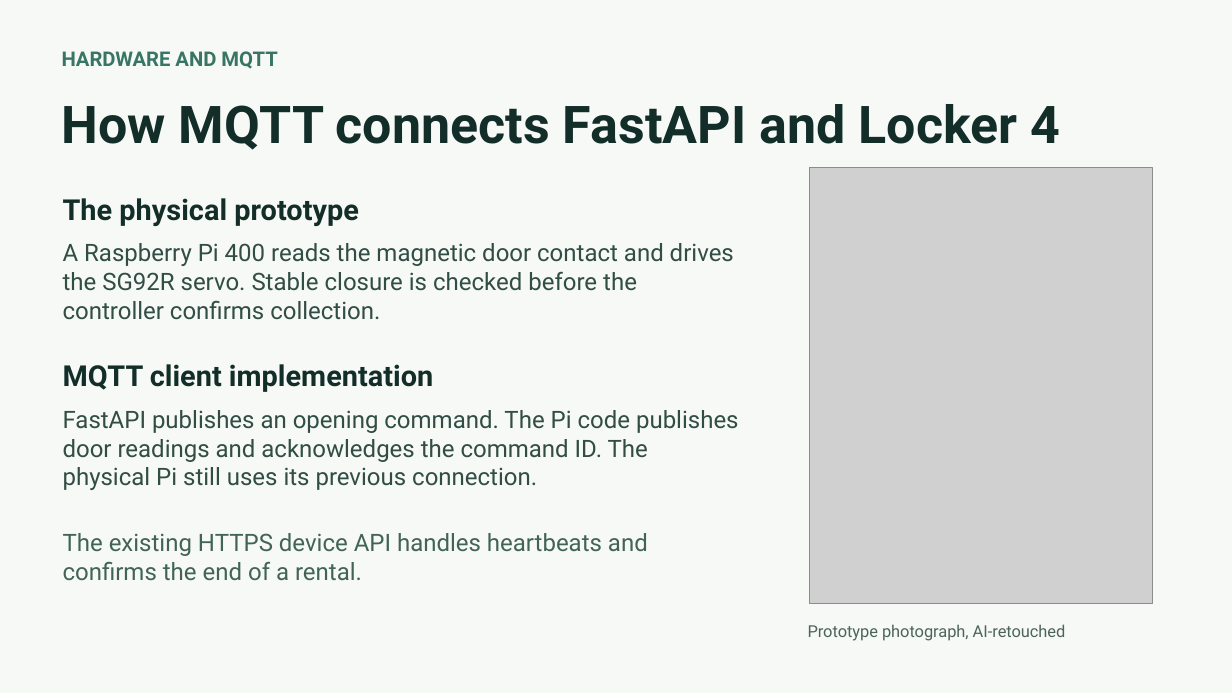
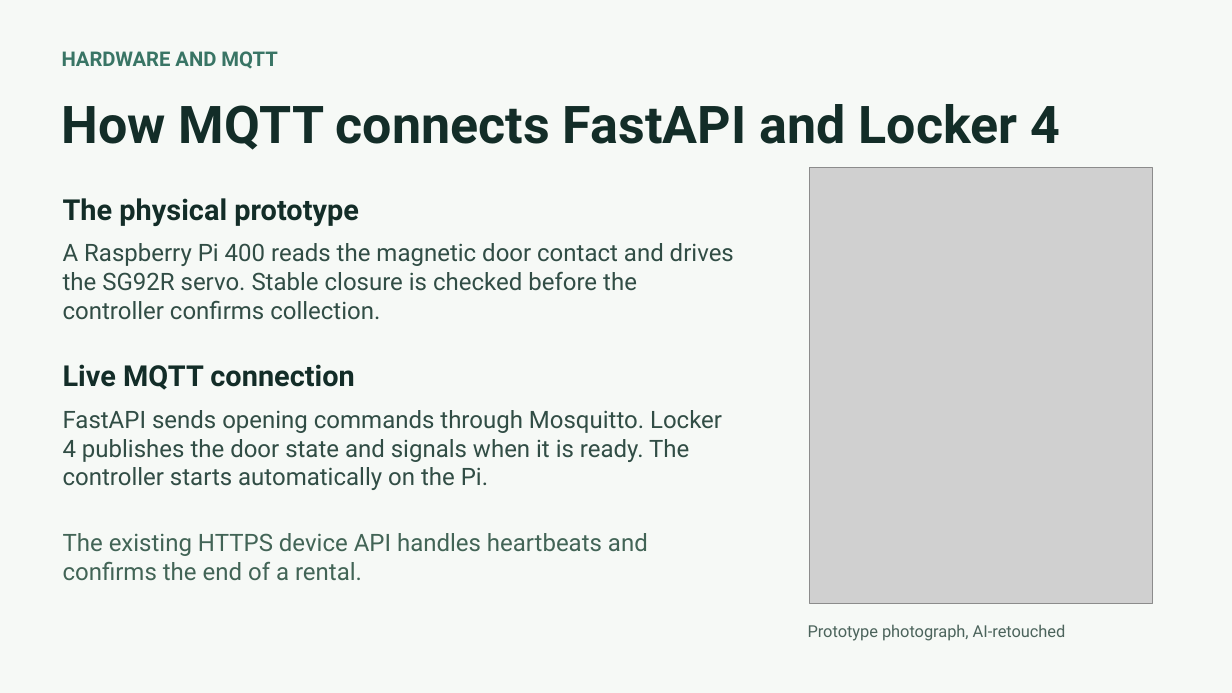
Before and after one commit to nikitsya/UniStow, a slide deck: slide 5 of docs/presentations/UniStow-Progress-Review-2026-11-11.pptx. Drawn at 1232x693 pixels with LibreOffice and Linux fonts; fonts in the diff are those of the drawing; grey boxes stand for pictures. Boxes give left, top, right and bottom in pixels: in the first picture for what was removed or moved away, otherwise in the second. Text is boxed around its words. In the diff, an @@ line names an element or a change of style, - is before the commit and + after.

Commit message:
Document the live Mosquitto deployment for Locker 4
Update the project guides and progress slides to match the system
running on EC2. Explain how FastAPI sends opening commands through
Mosquitto, how the Pi reports door state over MQTT, and how HTTPS
handles heartbeats and rental collection.

Record the Pi's acknowledgement of a test command and the return of
door readings after the controller service restarted. Update the
rental 45 evidence with the single EUR 1 overdue charge and confirmed
collection at 22:45. A physical opening from an active paid rental
and a full Pi power cycle remain to be tested.

Correct the UniStow name in the controller service description and
ignore temporary PowerPoint lock files.

```diff
--- a/docs/presentations/UniStow-Progress-Review-2026-11-11.pptx
+++ b/docs/presentations/UniStow-Progress-Review-2026-11-11.pptx
@@ text at [63,364,354,390]: text changed @@
-MQTT client implementation
+Live MQTT connection
@@ text at [63,410,722,490]: text changed @@
-FastAPI publishes an opening command. The Pi code publishes door readings and acknowledges the command ID. The physical Pi still uses its previous connection.
+FastAPI sends opening commands through Mosquitto. Locker 4 publishes the door state and signals when it is ready. The controller starts automatically on the Pi.
```
Also in this commit, not shown: 2 other slides changed, 9 other files.
